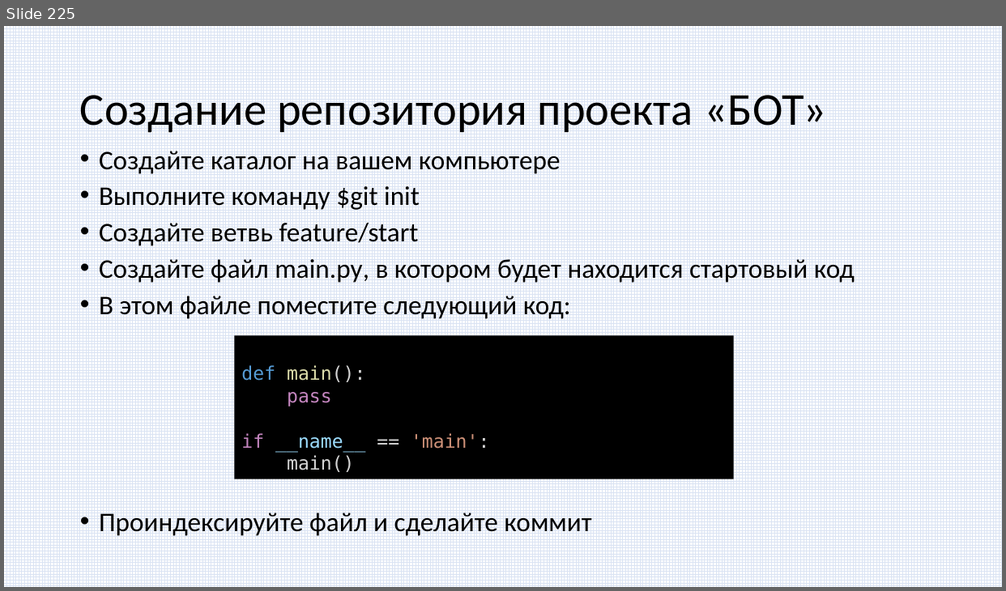
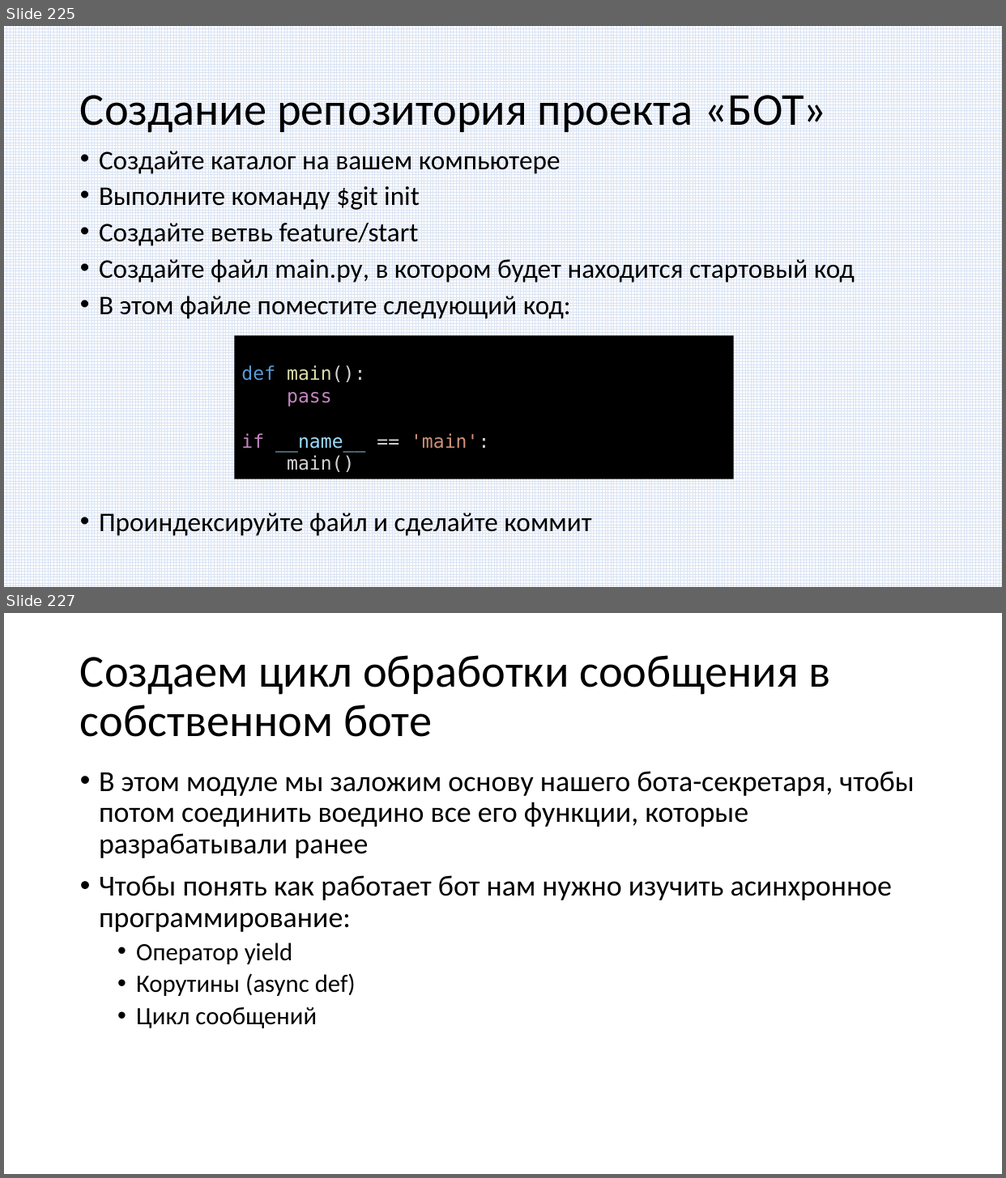
Before and after one commit to paveltsytovich/telegram-course, a slide deck: Presentation/Разработка ботов для телеграмм на Python.pptx. Shown one above the other, each under a label of ours: slide 225 before the commit, slides 225 and 227 after it; the slides between them are not shown. The pictures are 1006x591 and 1006x1178 pixels, drawn with LibreOffice and Linux fonts; fonts in the diff are those of the drawing. Boxes give left, top, right and bottom in pixels: in the first picture for what was removed or moved away, otherwise in the second. Text is boxed around its words. In the diff, an @@ line names an element or a change of style, - is before the commit and + after.

Commit message:
Начало работы над 11 модулем

```diff
--- a/Presentation/Разработка ботов для телеграмм на Python.pptx
+++ b/Presentation/Разработка ботов для телеграмм на Python.pptx
@@ slide 227 added at [4, 613, 1002, 1174], background #FFFFFF @@
@@ title added at [80, 655, 831, 737], 44 pt, text #000000 @@
+Создаем цикл обработки сообщения в собственном боте
@@ text added at [99, 771, 914, 1029], 28 pt, text #000000 @@
+• В этом модуле мы заложим основу нашего бота-секретаря, чтобы потом соединить воедино все его функции, которые разрабатывали ранее
+• Чтобы понять как работает бот нам нужно изучить асинхронное программирование:
+  • Оператор yield
+  • Корутины (async def)
+  • Цикл сообщений
```
Also in this commit, not shown: 1 other slide added.
